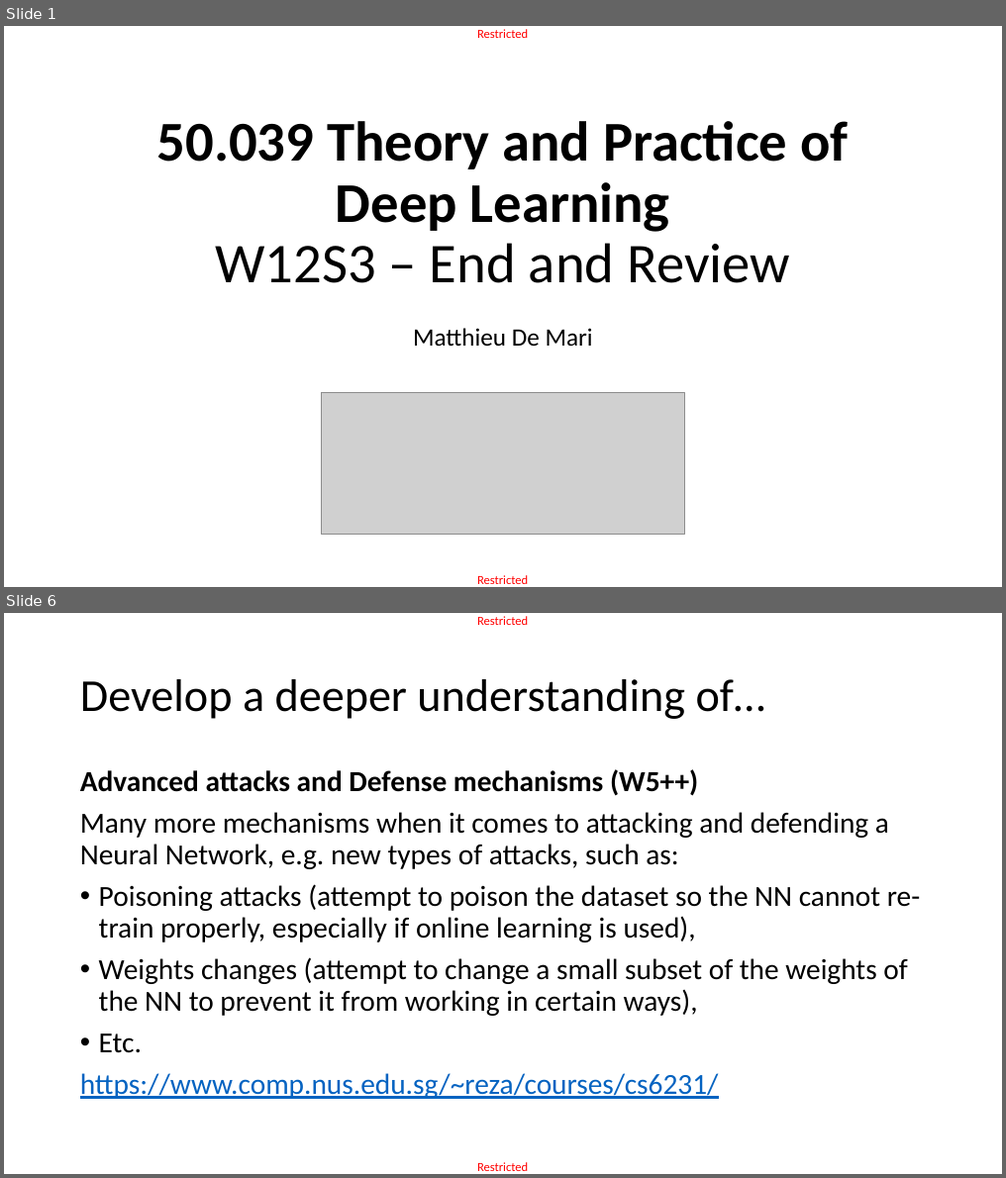
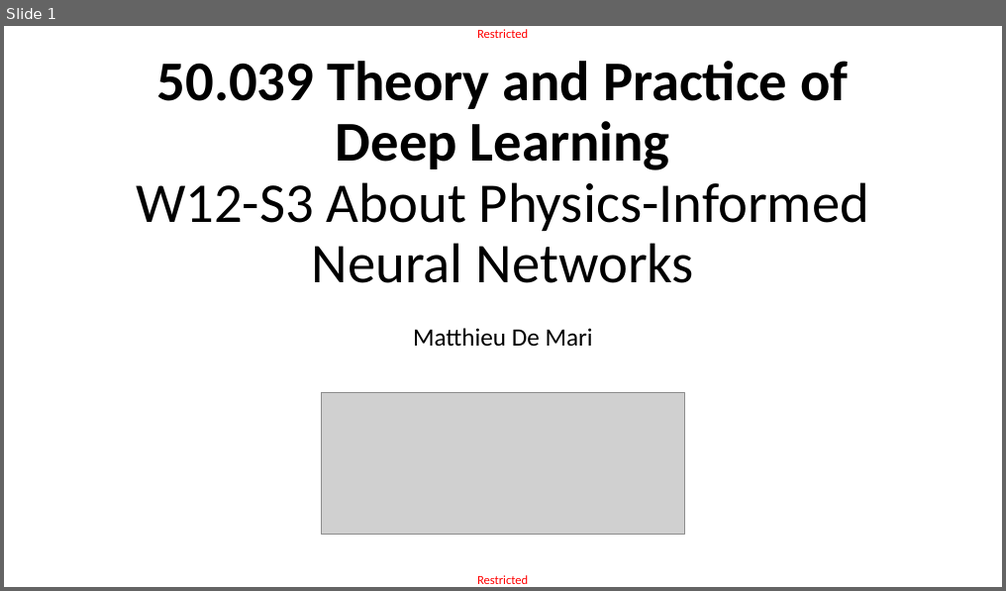
Before and after one commit to matthieudemari/SUTD_DL_50_039, a slide deck: W12/3. W12S3 final/W12S3.pptx. Shown one above the other, each under a label of ours: slides 1 and 6 before the commit, slide 1 after it; the slides between them are not shown. The pictures are 1006x1178 and 1006x591 pixels, drawn with LibreOffice and Linux fonts; fonts in the diff are those of the drawing; grey boxes stand for pictures. Boxes give left, top, right and bottom in pixels: in the first picture for what was removed or moved away, otherwise in the second. Text is boxed around its words. In the diff, an @@ line names an element or a change of style, - is before the commit and + after.

Commit message:
Adding materials for a lecture on Physics-Informed Neural Networks.

```diff
--- a/W12/3. W12S3 final/W12S3.pptx
+++ b/W12/3. W12S3 final/W12S3.pptx
@@ slide 6 removed at (4, 613, 1002, 1174), background #FFFFFF; not listed: 2 template elements that a slide beside it also shows @@
@@ title removed at (80, 679, 765, 719) @@
-Develop a deeper understanding of…
@@ text removed at (80, 769, 920, 1099) @@
-Advanced attacks and Defense mechanisms (W5++)
-Many more mechanisms when it comes to attacking and defending a Neural Network, e.g. new types of attacks, such as:
-• Poisoning attacks (attempt to poison the dataset so the NN cannot re-train properly, especially if online learning is used),
-• Weights changes (attempt to change a small subset of the weights of the NN to prevent it from working in certain ways),
-• Etc.
-https://www.comp.nus.edu.sg/~reza/courses/cs6231/
@@ slide 1 changed as well @@
@@ title at (136, 61, 869, 283): text changed; bold off @@
-50.039 Theory and Practice of
-Deep Learning
-W12S3 – End and Review
+50.039 Theory and Practice of
+Deep Learning
+W12-S3 About Physics-Informed
+Neural Networks
```
Also in this commit, not shown: 3 slides added, 38 other slides removed, 5 other files.
